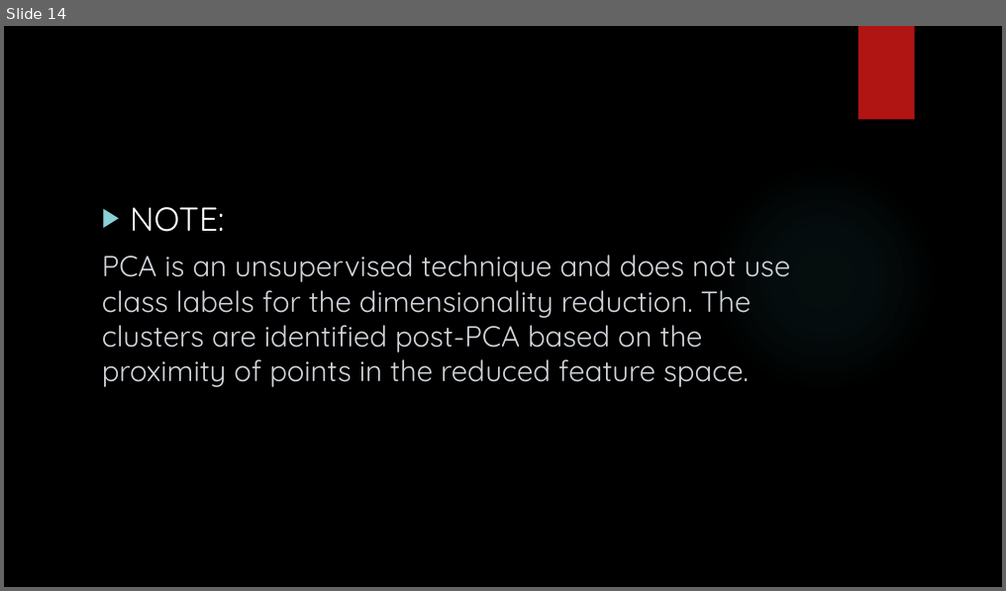
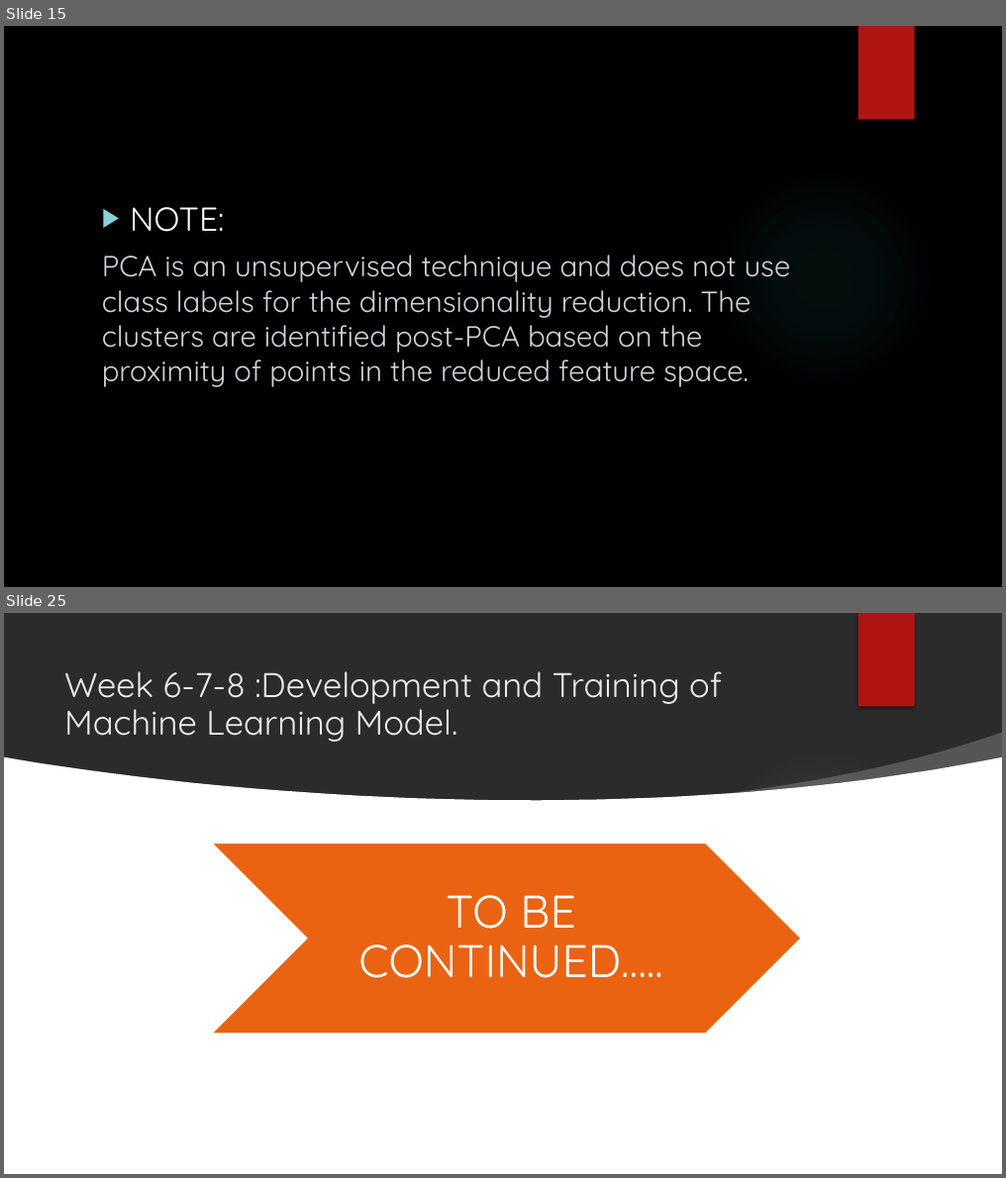
Before and after one commit to mpriyankapatil/ISU-Software_Project_2024, a slide deck: Week 4&5 Presentation.pptx. Shown one above the other, each under a label of ours: slide 14 before the commit, slides 15 and 25 after it; the slides between them are not shown. The pictures are 1006x591 and 1006x1178 pixels, drawn with LibreOffice and Linux fonts; fonts in the diff are those of the drawing; background and template pictures are left out; a plain dark background stands for a picture behind light text. Boxes give left, top, right and bottom in pixels: in the first picture for what was removed or moved away, otherwise in the second. Text is boxed around its words. In the diff, an @@ line names an element or a change of style, - is before the commit and + after.

```diff
--- a/Week 4&5 Presentation.pptx
+++ b/Week 4&5 Presentation.pptx
@@ slide 25 added at [4,613,1002,1174], background picture (left out) @@
@@ rectangle added at [858,613,915,707], fill #B01513 @@
@@ title added at [64,671,722,742], 33 pt, text #EBEBEB @@
+Week 6-7-8 :Development and Training of Machine Learning Model.
@@ freeform shape added at [4,758,1002,1174], fill #FFFFFF @@
@@ ellipse added at [709,750,939,980], fill gradient #F3F3F3 @@
@@ freeform shape added at [718,733,1002,800], fill #FFFFFF at 20% opacity @@
@@ chevron added at [211,843,801,1034], fill #EA6312, outline #FFFFFF 1.5 pt @@
@@ text added at [358,895,662,978], 44 pt, text #FFFFFF @@
+TO BE CONTINUED…..
@@ what was slide 14 is now slide 15 @@
```
Also in this commit, not shown: 3 slides changed, 9 other slides added.
